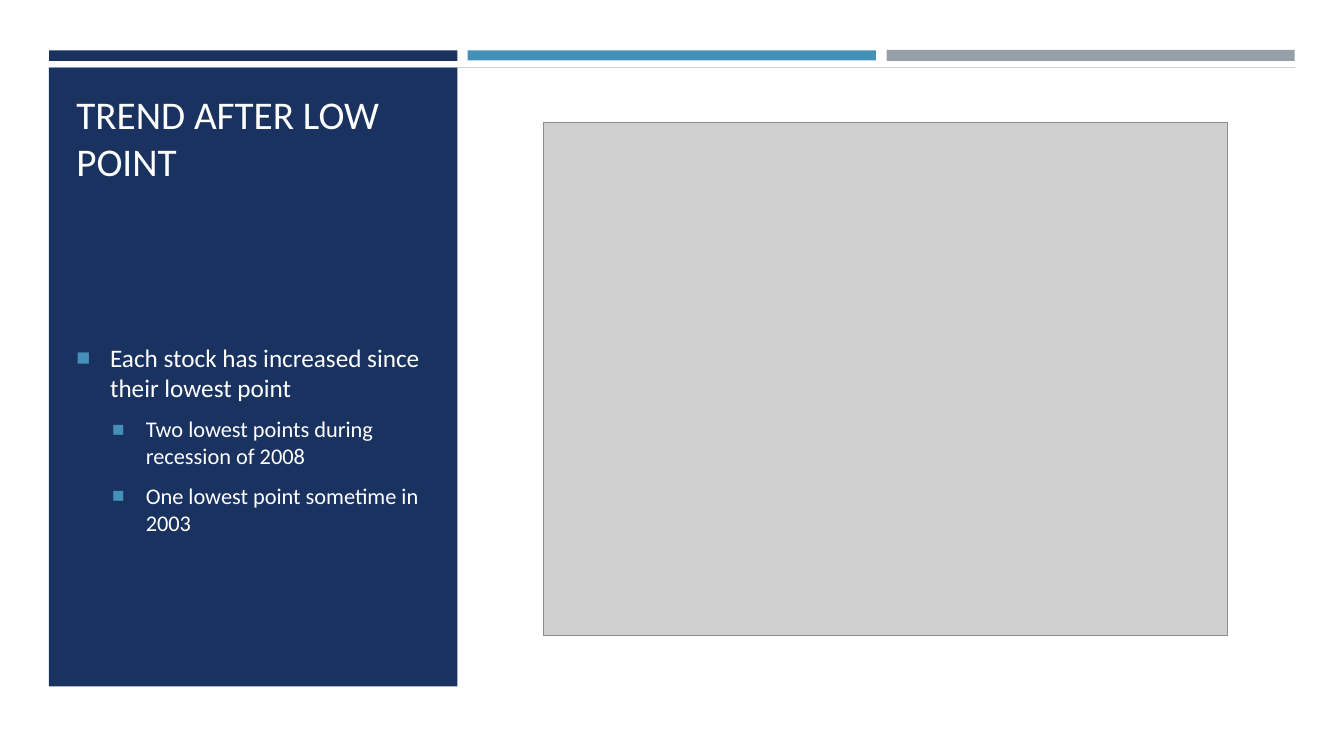
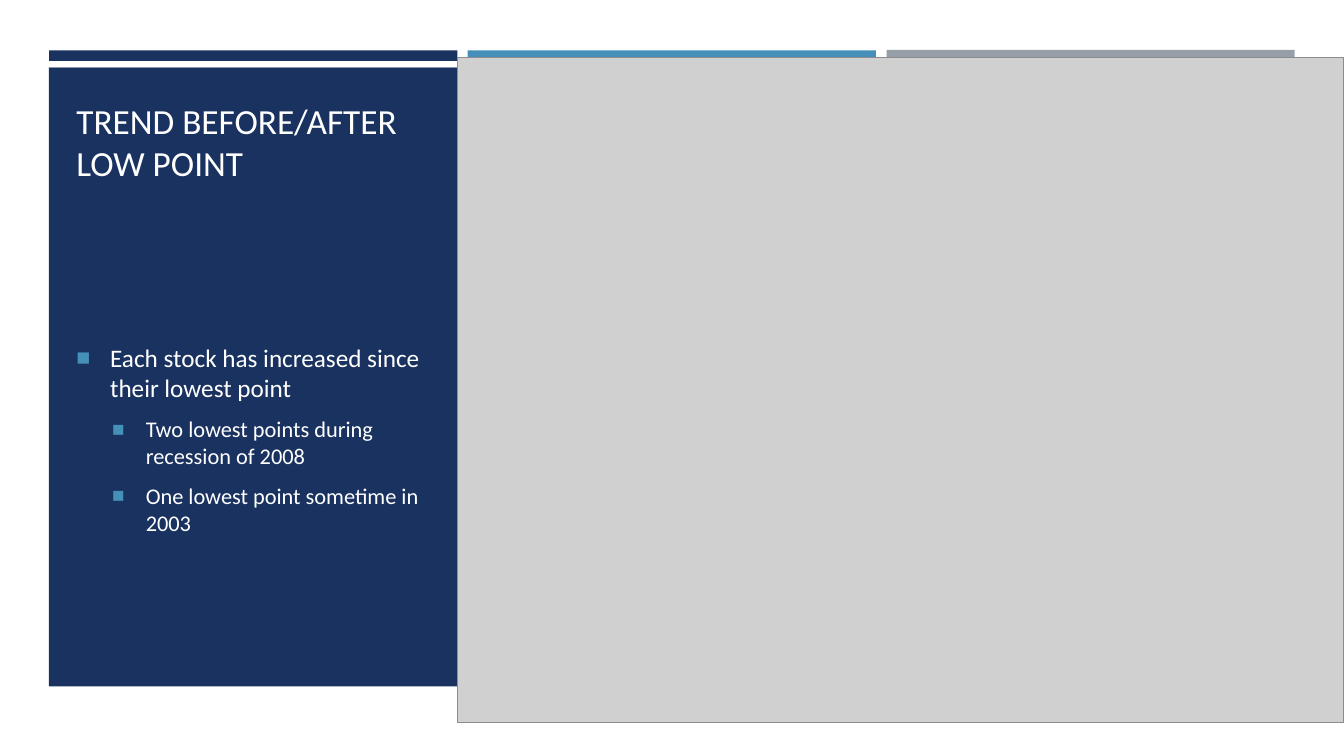
Before and after one commit to Bmord01/Csci260FinalProject, a slide deck: slide 4 of Stock Analysis.pptx. Drawn at 1344x756 pixels with LibreOffice and Linux fonts; fonts in the diff are those of the drawing; grey boxes stand for pictures. Boxes give left, top, right and bottom in pixels: in the first picture for what was removed or moved away, otherwise in the second. Text is boxed around its words. In the diff, an @@ line names an element or a change of style, - is before the commit and + after.

```diff
--- a/Stock Analysis.pptx
+++ b/Stock Analysis.pptx
@@ picture: place and size @@
-picture at box(543, 123, 1228, 636)
+picture at box(458, 57, 1344, 723)
@@ title at box(76, 109, 396, 177): text changed; size 28 to 25.2 pt @@
-TREND AFTER LOW POINT
+TREND BEFORE/AFTER LOW POINT
```
Also in this commit, not shown: 3 other slides changed, 1 slide added.
